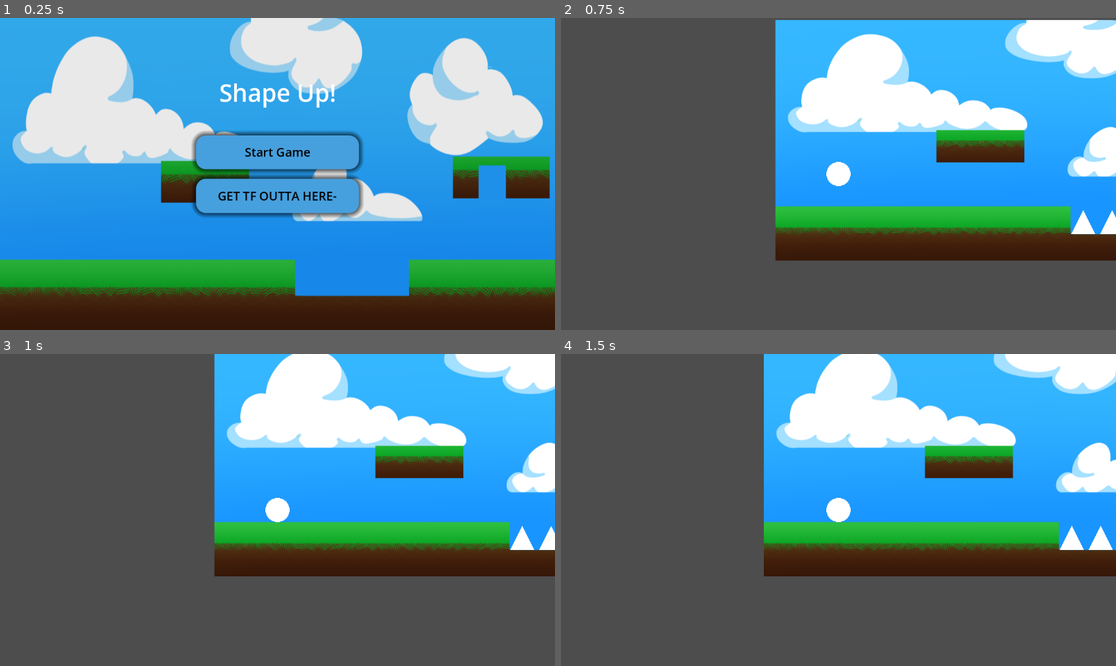
Above: before the commit, frames 1-4 (two rows, left to right).
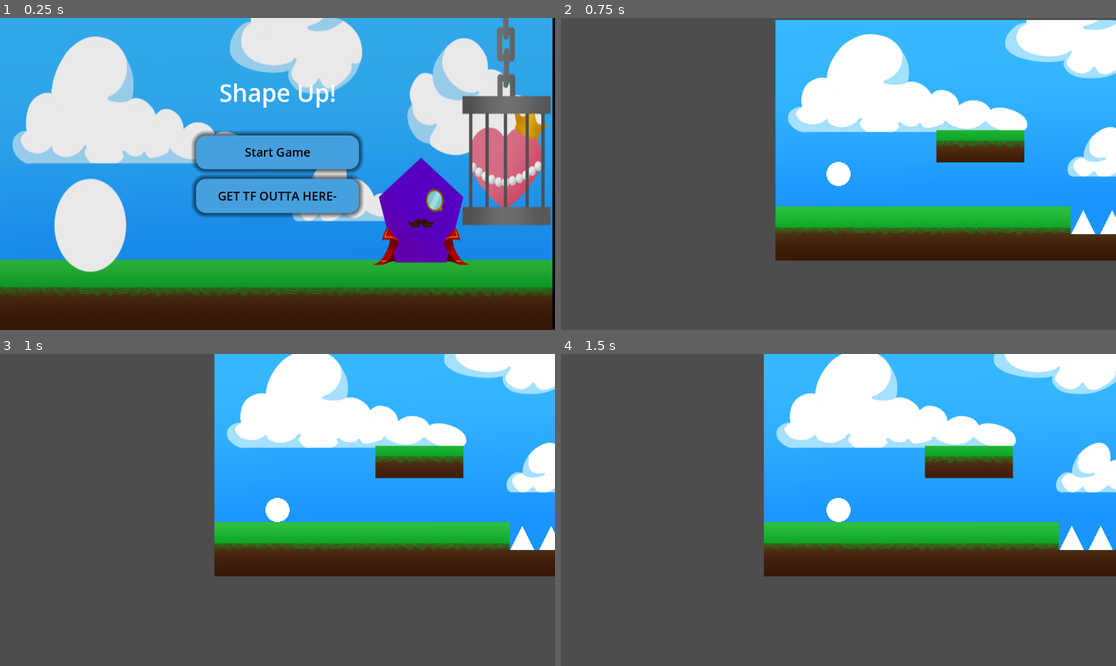
Above: after the commit, the same moments.

Repository: vmaye002-debug/shape-shifter
Game: Godot game, scene res://Menu.tscn
Same seed, same stepped clock (60 frames per second), same inputs: the game is played once before the commit and once after it. This scene is started directly instead of the project's main scene.
Inputs:
- Up to frame 1 (0.25 s): no input
- Up to frame 2 (0.75 s): click "Start Game" at 0.5 s
- Up to frame 3 (1 s): no input
- Up to frame 4 (1.5 s): tap Enter at 1.25 s; hold D (right) from 1.28 s (still down); hold 3 (circle) from 1.28 s (still down)

The runs differ from the first frame. In frame 1, 18% of the frame differs, in the area x 9-100%, y 0-100%; in frame 2, nothing differs; in frame 3, nothing differs; in frame 4, nothing differs.

Commit message:
menu fixing

Diff:
--- a/Menu.tscn
+++ b/Menu.tscn
@@ -1,12 +1,11 @@
 [gd_scene load_steps=8 format=3 uid="uid://d08jg36au575w"]
 
 [ext_resource type="Script" uid="uid://u8lxn6g03ewm" path="res://menu.gd" id="1_5yleq"]
-[ext_resource type="Texture2D" uid="uid://bqiefpxw12mk0" path="res://Level 1.png" id="1_uubjt"]
+[ext_resource type="Texture2D" uid="uid://dwyfsx1kd163a" path="res://Main menu background.png" id="2_5yleq"]
 
 [sub_resource type="StyleBoxTexture" id="StyleBoxTexture_5yleq"]
-texture = ExtResource("1_uubjt")
+texture = ExtResource("2_5yleq")
 axis_stretch_horizontal = 1
-axis_stretch_vertical = 2
 modulate_color = Color(0.9116014, 0.9116014, 0.9116014, 1)
 
 [sub_resource type="StyleBoxFlat" id="StyleBoxFlat_lthh4"]
Binary file added: Main menu background.png
Not shown, added: Main menu background.png.import
Binary file added: Oups_Clean.otf
Not shown, added: Oups_Clean.otf.import
Binary file added: Oups_Outline.otf
Not shown, added: Oups_Outline.otf.import
